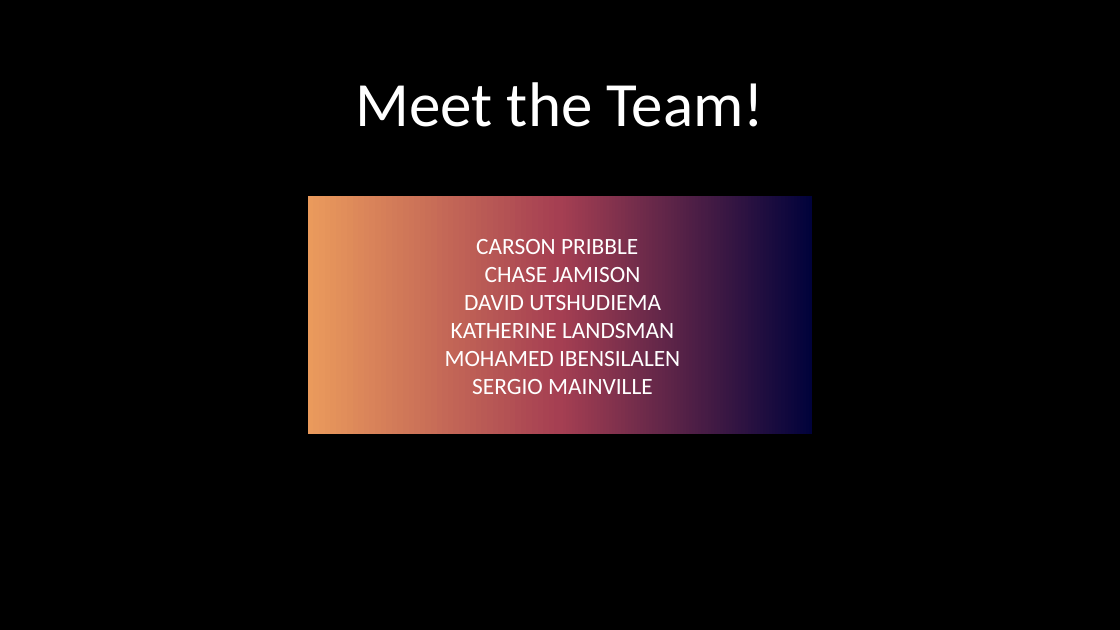
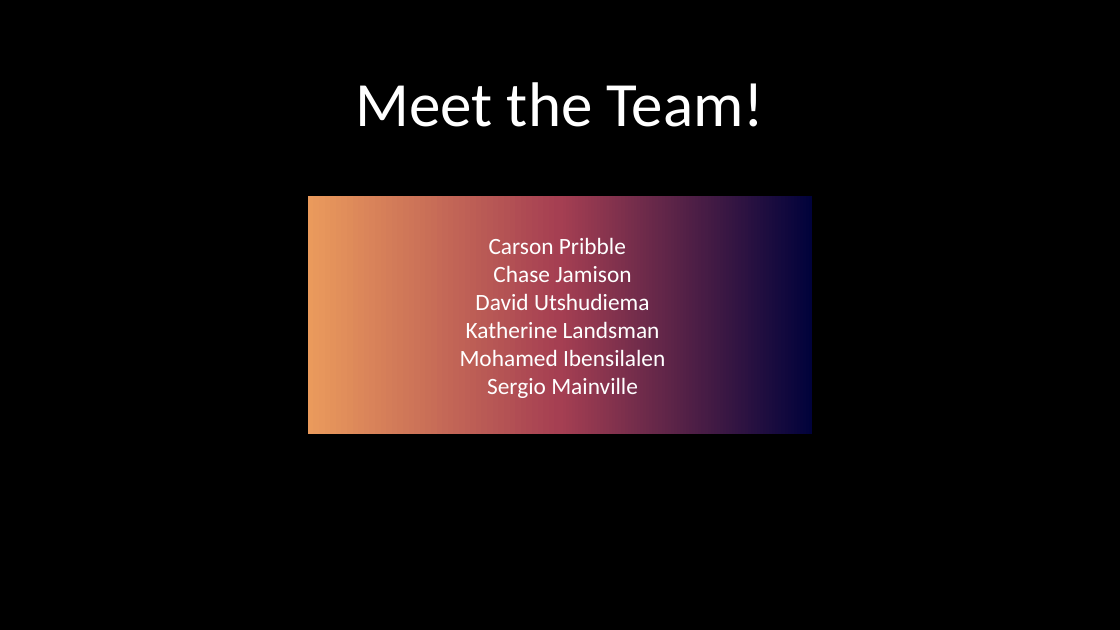
Before and after one commit to KL-3/CentRes, a slide deck: slide 3 of CentRes.pptx. Drawn at 1120x630 pixels with LibreOffice and Linux fonts; fonts in the diff are those of the drawing; background and template pictures are left out. Boxes give left, top, right and bottom in pixels: in the first picture for what was removed or moved away, otherwise in the second. Text is boxed around its words. In the diff, an @@ line names an element or a change of style, - is before the commit and + after.

```diff
--- a/CentRes.pptx
+++ b/CentRes.pptx
@@ title at [460,238,665,398]: text changed @@
-CARSON PRIBBLE
-CHASE JAMISON
-DAVID UTSHUDIEMA
-KATHERINE LANDSMAN
-MOHAMED IBENSILALEN
-SERGIO MAINVILLE
+Carson Pribble
+Chase Jamison
+David Utshudiema
+Katherine Landsman
+Mohamed Ibensilalen
+Sergio Mainville
```
Also in this commit, not shown: 15 other slides changed, 2 slides added.
